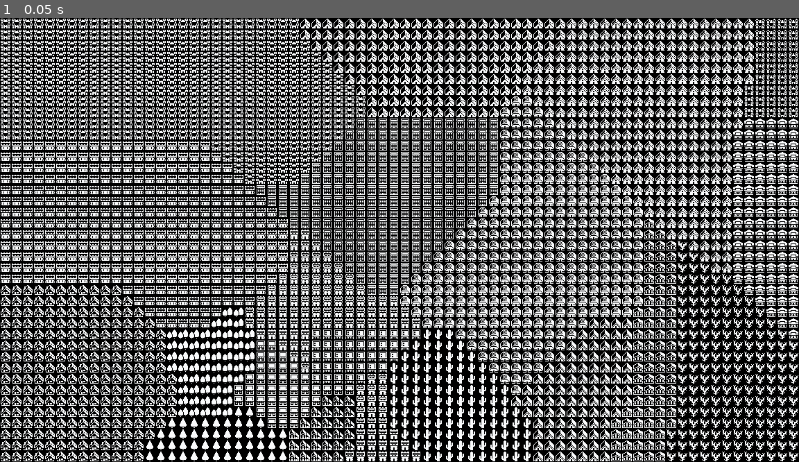
Above: before the commit, frame 1.
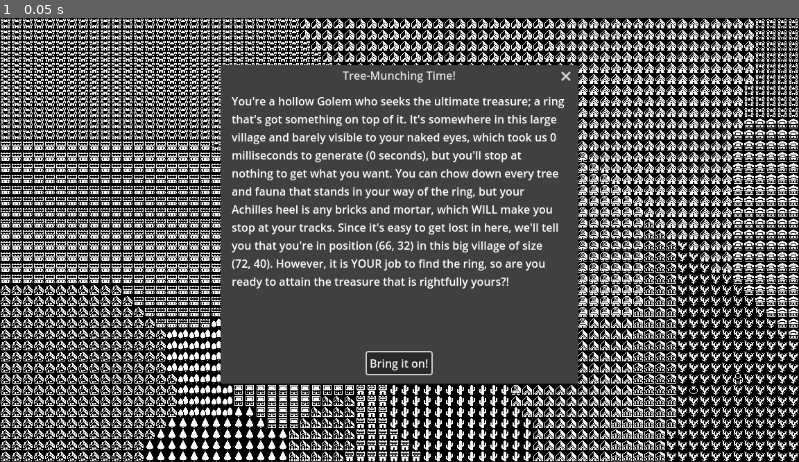
Above: after the commit, the same moment.

Repository: Zishan-Rahman/GD4VoronoiRPG
Game: Godot game, scene res://tile_map.tscn
Two runs of this game, one before a commit and one after it. Both use one fixed random seed, a clock stepped at 60 frames per second and the inputs below.
Inputs:
- Up to frame 1 (0.05 s): no input

The runs differ from the first frame. In frame 1, 29% of the frame differs, in the area x 27-93%, y 10-85%.

Commit message:
Include movement and other functions from other implementations and start work on adapting them accordingly
TODO: Finish said work on adapting these functions to work with our Voronoï Cells implementation

Diff:
--- a/tile_map.gd
+++ b/tile_map.gd
@@ -46,6 +46,13 @@
 ]
 const PLAYER_SPRITE: Vector2i = Vector2i(24, 7)
 var player_placement_cell: Vector2i
+const rings: Array[Vector2i] = [
+	Vector2i(43, 6),
+	Vector2i(44, 6),
+	Vector2i(45, 6),
+	Vector2i(46, 6)
+]
+var ring_placement_cell: Vector2i
 
 var points: Array[Dictionary] = []
 const EUCLIDEAN: String = "Euclidean distance"
@@ -61,8 +68,61 @@
 	var start_time: float = Time.get_ticks_msec()
 	define_points(random_starting_points)
 	paint_points()
+	place_player()
+	place_ring()
 	var new_time: float = Time.get_ticks_msec() - start_time
 	print("Time taken: " + str(new_time) + "ms")
+	$AcceptDialog.dialog_text = "You're a hollow Golem who seeks the ultimate treasure; a ring that's got something on top of it. It's somewhere in this large village and barely visible to your naked eyes, which took us " + str(new_time) + " milliseconds to generate (" + str(new_time / 1000.0) + " seconds), but you'll stop at nothing to get what you want. You can chow down every tree and fauna that stands in your way of the ring, but your Achilles heel is any bricks and mortar, which WILL make you stop at your tracks. Since it's easy to get lost in here, we'll tell you that you're in position " + str(player_placement_cell) + " in this big village of size " + str(Vector2i(x_tile_range, y_tile_range)) + ". However, it is YOUR job to find the ring, so are you ready to attain the treasure that is rightfully yours?!"
+	$AcceptDialog.visible = true
+	$AcceptDialog.confirmed.connect(_on_AcceptDialog_closed)
+	$AcceptDialog.canceled.connect(_on_AcceptDialog_closed)
+	$WinDialog.confirmed.connect(_on_WinDialog_confirmed)
+	$WinDialog.canceled.connect(_on_WinDialog_canceled)
+	get_tree().paused = true
+
+func _on_WinDialog_confirmed() -> void:
+	get_tree().reload_current_scene()
+
+func _on_WinDialog_canceled() -> void:
+	get_tree().quit()
+
+func _on_AcceptDialog_closed() -> void:
+	$AcceptDialog.visible = false
+	get_tree().paused = false
+
+func _get_random_placement_cell() -> Vector2i:
+	return Vector2i(randi() % x_tile_range, randi() % y_tile_range)
+
+func place_player() -> void:
+	player_placement_cell = _get_random_placement_cell()
+	while buildings.has(get_cell_atlas_coords(0, player_placement_cell)) or player_placement_cell == ring_placement_cell:
+		player_placement_cell = _get_random_placement_cell()
+	set_cell(0, player_placement_cell, 0, PLAYER_SPRITE)
+
+func place_ring() -> void:
+	ring_placement_cell = _get_random_placement_cell()
+	while buildings.has(get_cell_atlas_coords(0, ring_placement_cell)) or ring_placement_cell == player_placement_cell:
+		ring_placement_cell = _get_random_placement_cell()
+	set_cell(0, ring_placement_cell, 0, rings.pick_random())
+
+func _is_not_out_of_bounds(cell: Vector2i) -> bool:
+	return cell.x >= 0 and cell.x < x_tile_range and cell.y >= 0 and cell.y < y_tile_range
+
+func _physics_process(_delta) -> void:
+	var previous_cell: Vector2i = player_placement_cell
+	var direction: Vector2i = Vector2i.ZERO
+	if Input.is_action_pressed("ui_up"): direction = Vector2i.UP
+	elif Input.is_action_pressed("ui_down"): direction = Vector2i.DOWN
+	elif Input.is_action_pressed("ui_left"): direction = Vector2i.LEFT
+	elif Input.is_action_pressed("ui_right"): direction = Vector2i.RIGHT
+	var new_placement_cell: Vector2i = player_placement_cell + direction
+	if (not get_used_cells(0).has(new_placement_cell) or trees.has(get_cell_atlas_coords(0, new_placement_cell)) or new_placement_cell == ring_placement_cell) and _is_not_out_of_bounds(new_placement_cell):
+		player_placement_cell = new_placement_cell
+		set_cell(0, previous_cell, 0) # deletes contents of previous cell (atlas_coords = Vector2i(-1, -1))
+		set_cell(0, player_placement_cell, 0, PLAYER_SPRITE)
+		if player_placement_cell == ring_placement_cell:
+			$WinDialog.visible = true
+			get_tree().paused = true
 
 # ALGORITHM BEGINS HERE
 
